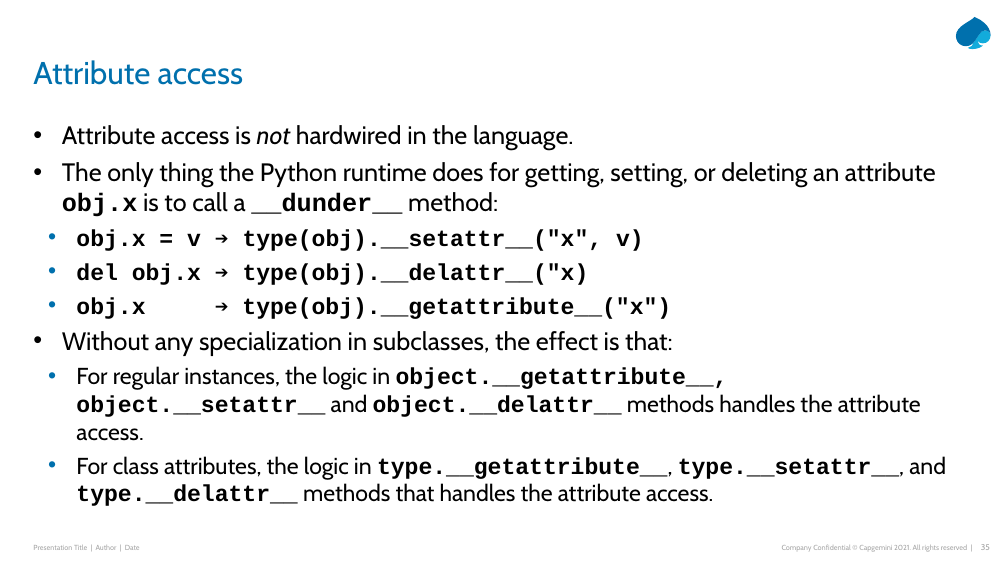
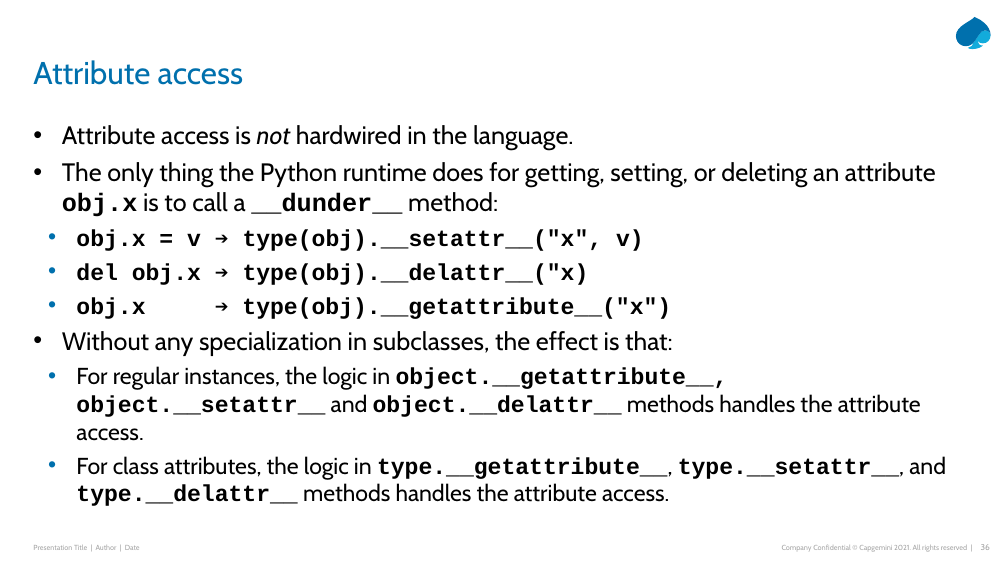
Before and after one commit to Python-Masterclass/Descriptors, a slide deck: slide 36 of Masterclass-6-descriptors.pptx (slide 35 before the commit). Drawn at 1008x567 pixels with LibreOffice and Linux fonts; fonts in the diff are those of the drawing. Boxes give left, top, right and bottom in pixels: in the first picture for what was removed or moved away, otherwise in the second. Text is boxed around its words. In the diff, an @@ line names an element or a change of style, - is before the commit and + after.

```diff
--- a/Masterclass-6-descriptors.pptx
+++ b/Masterclass-6-descriptors.pptx
@@ text at (x1=76, y1=456, x2=946, y2=506): text changed @@
-  • For class attributes, the logic in type.__getattribute__, type.__setattr__, and type.__delattr__ methods that handles the attribute access.
+  • For class attributes, the logic in type.__getattribute__, type.__setattr__, and type.__delattr__ methods handles the attribute access.
```
Also in this commit, not shown: 23 other slides changed, 12 slides added, 1 slide removed, 22 other files.
